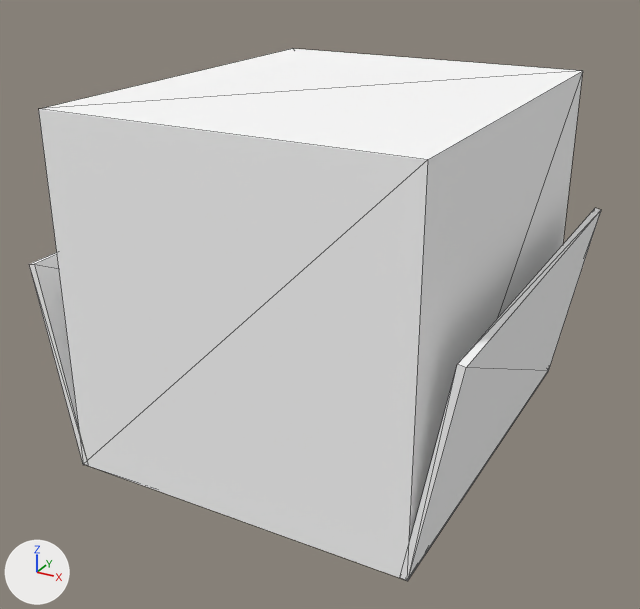
An edit to the OBJ model src/main/resources/assets/chao_garden/models/sa2_02515/cardboard_box_hat.obj, drawn before and after from the same camera.
Before and after are seen from a 50 mm camera at (1.306, -2.048, 1.096) aimed at (0.487, -0.558, 0.351). Arrows for +X, +Y and +Z are at lower left; the lights stay in place. The picture after the commit comes second. Mesh edges are drawn as thin lines. Where no turn or scale is listed for an object, it has been applied to the vertices. Vertices at exactly the same position are counted once.

In view in the first picture: 'cardboard_box_hat'.
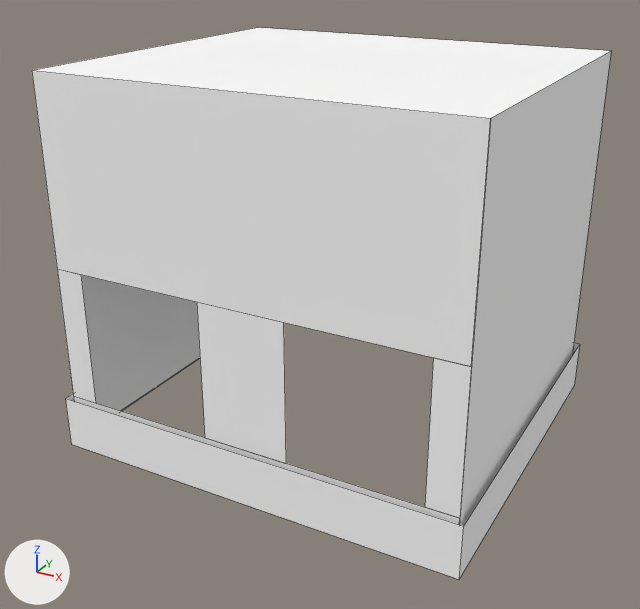
The change, as a list of edits to the scene's bpy script:
```text
Change me_cardboard_box_hat:
    used by ob_cardboard_box_hat; location = (0.0, 0.0, 0.0)
    remove me_cardboard_box_hat.from_pydata(...)  # 32 vertices, 48 faces; spans x 0.062..0.938, y -0.933..-0.067, z 0.063..0.789
    add me_cardboard_box_hat.from_pydata(...)  # 28 vertices, 13 faces; spans x 0.062..0.938, y -0.886..-0.114, z 0.063..0.842
    me_cardboard_box_hat part 1: the loose piece of 16 vertices spanning x 0.139..0.861, y -0.933..-0.067, z 0.064..0.789 is rebuilt with 16 vertices and now spans x 0.074..0.926, y -0.875..-0.125, z 0.069..0.842
    me_cardboard_box_hat part 2
    16 vertices are removed from x 0.062..0.938, y -0.933..-0.067, z 0.063..0.492
    20 faces are deleted
    12 vertices are added at x 0.062..0.938, y -0.886..-0.114, z 0.063..0.461
    5 new faces join them, mat_sa2_alo_mask_cdbox01_196 (its picture is missing)
```

Changed parts and their boxes [x1, y1, x2, y2] in the pictures (640 x 609 px):
'cardboard_box_hat', reshaped
    before: [29, 49, 601, 581]
    after: [32, 28, 611, 579]
part 1 of me_cardboard_box_hat, rebuilt
    before: [39, 49, 583, 579]
    after: [32, 28, 611, 526]
part 2 of me_cardboard_box_hat, cut back
    before: [29, 208, 601, 581]
    after: [65, 302, 580, 579]
